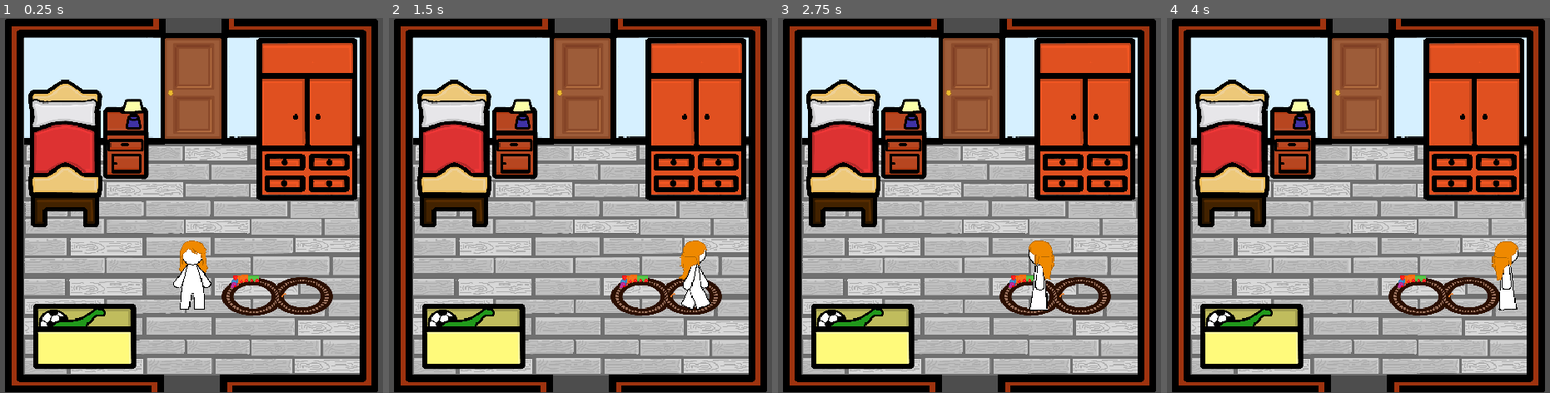
Above: before the commit, frames 1-4 (left to right).
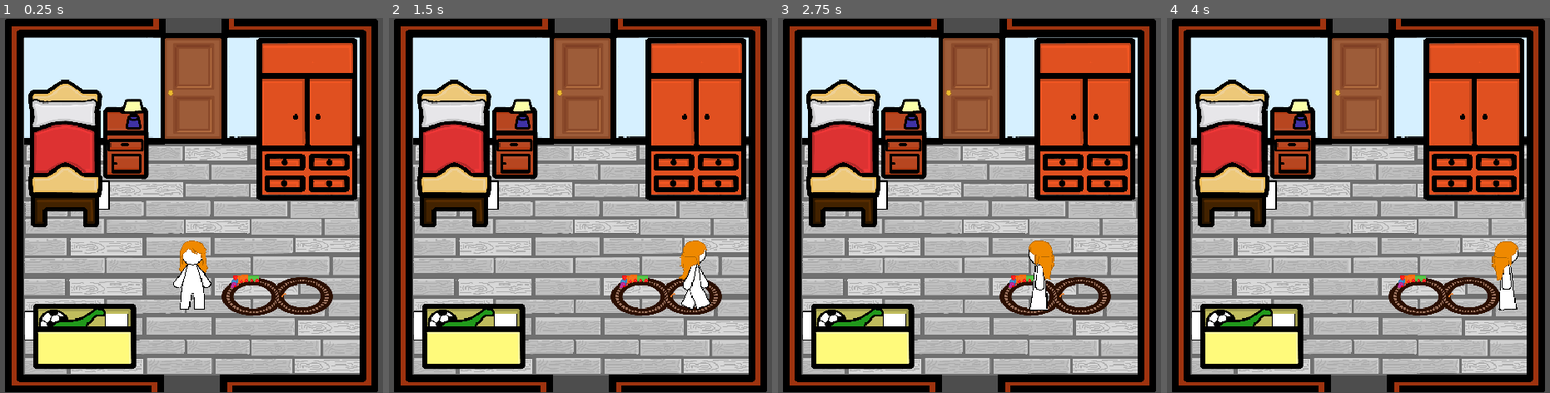
Above: after the commit, the same moments.

Repository: Tafi0405/Charlotte
Game: Godot game, scene res://b_room.tscn
Two runs of this game, one before a commit and one after it. Both use one fixed random seed, a clock stepped at 60 frames per second and the inputs below. This scene is started directly instead of the project's main scene.
Inputs:
- Up to frame 1 (0.25 s): no input
- Up to frame 2 (1.5 s): tap Enter (ui_accept) at 0.5, 0.77 s; hold E (interactuar) 0.53-1.28 s; hold Right (ui_right) from 0.53 s (still down); tap Shift (correr) at 1.35 s
- Up to frame 3 (2.75 s): tap Enter (ui_accept) at 1.52 s; tap E (interactuar) at 1.55 s; release Right (ui_right) at 2.03 s; hold Left (ui_left) from 2.03 s (still down); hold E (interactuar) from 2.03 s (still down)
- Up to frame 4 (4 s): release Left (ui_left) at 2.78 s; release E (interactuar) at 2.78 s; hold Right (ui_right) from 2.78 s (still down); tap 1 at 2.85 s; tap Enter (ui_accept) at 3.02, 3.77 s; tap E (interactuar) at 3.05 s; hold E (interactuar) from 3.53 s (still down); tap 2 at 3.6 s

The runs differ from the first frame. In frame 1, 0.6% of the frame differs, in the area x 6-34%, y 43-86%; in frame 2, 0.6%; in frame 3, 0.6%; in frame 4, 0.6%.

Commit message:
interacion con papel
Ya pude hacer que el jugador pueda interactuar con una hoja de papel

Diff:
--- /dev/null
+++ b/Dibujo_1.tscn
@@ -0,0 +1,43 @@
+[gd_scene format=3 uid="uid://dja5q4o6armqo"]
+
+[ext_resource type="Script" uid="uid://c311doxu0snow" path="res://area_dibujo.gd" id="1_wvksn"]
+[ext_resource type="Texture2D" uid="uid://c5wcn187xmwt6" path="res://Assets/Habitacion3/Papel(para los dibujos en H1 y las notas de diario en H2).png" id="2_0o4df"]
+[ext_resource type="Texture2D" uid="uid://bir63jf61uy0y" path="res://Assets/room/Dibujo1_H1.drawio(1).png" id="3_wvksn"]
+
+[sub_resource type="RectangleShape2D" id="RectangleShape2D_ddicg"]
+size = Vector2(141, 125)
+
+[node name="Area2D" type="Area2D" unique_id=531890779]
+script = ExtResource("1_wvksn")
+
+[node name="DIBUJO1" type="Sprite2D" parent="." unique_id=954531673]
+position = Vector2(314.4785, 382.52643)
+rotation = 1.5707964
+scale = Vector2(0.25329354, 0.5950215)
+texture = ExtResource("2_0o4df")
+
+[node name="CollisionShape2D" type="CollisionShape2D" parent="." unique_id=1366534179]
+position = Vector2(341.5, 237.5)
+shape = SubResource("RectangleShape2D_ddicg")
+
+[node name="CanvasLayer" type="CanvasLayer" parent="." unique_id=243030715]
+
+[node name="TextureRect" type="TextureRect" parent="CanvasLayer" unique_id=933642045]
+visible = false
+anchors_preset = 8
+anchor_left = 0.5
+anchor_top = 0.5
+anchor_right = 0.5
+anchor_bottom = 0.5
+offset_left = -432.0
+offset_top = -243.0
+offset_right = 433.0
+offset_bottom = 242.0
+grow_horizontal = 2
+grow_vertical = 2
+texture = ExtResource("3_wvksn")
+expand_mode = 1
+stretch_mode = 3
+
+[connection signal="body_entered" from="." to="." method="_on_body_entered"]
+[connection signal="body_exited" from="." to="." method="_on_body_exited"]
--- /dev/null
+++ b/area_diario_1.gd
@@ -0,0 +1,25 @@
+extends Area2D
+
+@onready var dibujo_grande: TextureRect = $CanvasLayer/TextureRect
+var jugador_cerca: bool = false
+
+func _ready() -> void:
+	# Nos aseguramos de que el dibujo grande empiece oculto
+	dibujo_grande.visible = false
+
+func _process(_delta: float) -> void:
+	# Si el jugador está cerca y presiona la tecla de interactuar
+	if jugador_cerca and Input.is_action_just_pressed("interactuar"):
+		# Abre el dibujo si está cerrado, o lo cierra si ya está abierto
+		dibujo_grande.visible = !dibujo_grande.visible
+
+func _on_body_entered(body: Node2D) -> void:
+	# Verifica que quien se acercó sea el jugador
+	if body.is_in_group("player"):
+		jugador_cerca = true
+
+func _on_body_exited(body: Node2D) -> void:
+	# Si el jugador se aleja, cerramos el dibujo automáticamente
+	if body.is_in_group("player"):
+		jugador_cerca = false
+		dibujo_grande.visible = false
--- /dev/null
+++ b/area_diario_1.tscn
@@ -0,0 +1,43 @@
+[gd_scene format=3 uid="uid://cl4n87i4gb5k3"]
+
+[ext_resource type="Script" uid="uid://xtgi4ssc6ya4" path="res://area_diario_1.gd" id="1_35t5d"]
+[ext_resource type="Texture2D" uid="uid://c5wcn187xmwt6" path="res://Assets/Habitacion3/Papel(para los dibujos en H1 y las notas de diario en H2).png" id="1_pa48f"]
+[ext_resource type="Texture2D" uid="uid://n6s6lghcxw8w" path="res://Assets/room/HojaDiario1.drawio.png" id="2_35t5d"]
+
+[sub_resource type="RectangleShape2D" id="RectangleShape2D_ddicg"]
+size = Vector2(157, 249)
+
+[node name="AreaDiario1" type="Area2D" unique_id=1601446465]
+script = ExtResource("1_35t5d")
+
+[node name="Sprite2D" type="Sprite2D" parent="." unique_id=1607803347]
+position = Vector2(291, 788)
+rotation = 1.5707964
+scale = Vector2(1, 0.555)
+texture = ExtResource("1_pa48f")
+
+[node name="CollisionShape2D" type="CollisionShape2D" parent="." unique_id=1483488129]
+position = Vector2(307.5, 203.5)
+shape = SubResource("RectangleShape2D_ddicg")
+
+[node name="CanvasLayer" type="CanvasLayer" parent="." unique_id=476189020]
+
+[node name="TextureRect" type="TextureRect" parent="CanvasLayer" unique_id=1060680708]
+visible = false
+anchors_preset = 8
+anchor_left = 0.5
+anchor_top = 0.5
+anchor_right = 0.5
+anchor_bottom = 0.5
+offset_left = -20.0
+offset_top = -20.0
+offset_right = 20.0
+offset_bottom = 20.0
+grow_horizontal = 2
+grow_vertical = 2
+texture = ExtResource("2_35t5d")
+expand_mode = 1
+stretch_mode = 3
+
+[connection signal="body_entered" from="." to="." method="_on_body_entered"]
+[connection signal="body_exited" from="." to="." method="_on_body_exited"]
--- /dev/null
+++ b/area_diario_2.gd
@@ -0,0 +1,25 @@
+extends Area2D
+
+@onready var dibujo_grande: TextureRect = $CanvasLayer/TextureRect
+var jugador_cerca: bool = false
+
+func _ready() -> void:
+	# Nos aseguramos de que el dibujo grande empiece oculto
+	dibujo_grande.visible = false
+
+func _process(_delta: float) -> void:
+	# Si el jugador está cerca y presiona la tecla de interactuar
+	if jugador_cerca and Input.is_action_just_pressed("interactuar"):
+		# Abre el dibujo si está cerrado, o lo cierra si ya está abierto
+		dibujo_grande.visible = !dibujo_grande.visible
+
+func _on_body_entered(body: Node2D) -> void:
+	# Verifica que quien se acercó sea el jugador
+	if body.is_in_group("player"):
+		jugador_cerca = true
+
+func _on_body_exited(body: Node2D) -> void:
+	# Si el jugador se aleja, cerramos el dibujo automáticamente
+	if body.is_in_group("player"):
+		jugador_cerca = false
+		dibujo_grande.visible = false
--- /dev/null
+++ b/area_diario_2.tscn
@@ -0,0 +1,43 @@
+[gd_scene format=3 uid="uid://cm1td8c7enarp"]
+
+[ext_resource type="Script" uid="uid://d3eo4pix0x8lc" path="res://area_diario_2.gd" id="1_nkafb"]
+[ext_resource type="Texture2D" uid="uid://c5wcn187xmwt6" path="res://Assets/Habitacion3/Papel(para los dibujos en H1 y las notas de diario en H2).png" id="2_3j3bc"]
+[ext_resource type="Texture2D" uid="uid://pqwv1k1pt2i7" path="res://Assets/Habitacion2/HojaDiario2_H2.drawio.png" id="3_kx5ik"]
+
+[sub_resource type="RectangleShape2D" id="RectangleShape2D_otjec"]
+size = Vector2(248, 210)
+
+[node name="AreaDiario2" type="Area2D" unique_id=1258561708]
+script = ExtResource("1_nkafb")
+
+[node name="CollisionShape2D" type="CollisionShape2D" parent="." unique_id=1253246783]
+position = Vector2(392, 222)
+shape = SubResource("RectangleShape2D_otjec")
+
+[node name="Sprite2D" type="Sprite2D" parent="." unique_id=840685958]
+position = Vector2(372.00006, 520)
+rotation = 1.5707964
+scale = Vector2(0.5055, 0.4555)
+texture = ExtResource("2_3j3bc")
+
+[node name="CanvasLayer" type="CanvasLayer" parent="." unique_id=470224399]
+
+[node name="TextureRect" type="TextureRect" parent="CanvasLayer" unique_id=1930534541]
+visible = false
+anchors_preset = 8
+anchor_left = 0.5
+anchor_top = 0.5
+anchor_right = 0.5
+anchor_bottom = 0.5
+offset_left = -20.0
+offset_top = -20.0
+offset_right = 20.0
+offset_bottom = 20.0
+grow_horizontal = 2
+grow_vertical = 2
+texture = ExtResource("3_kx5ik")
+expand_mode = 1
+stretch_mode = 3
+
+[connection signal="body_entered" from="." to="." method="_on_body_entered"]
+[connection signal="body_exited" from="." to="." method="_on_body_exited"]
--- /dev/null
+++ b/area_diario_3.gd
@@ -0,0 +1,25 @@
+extends Area2D
+
+@onready var dibujo_grande: TextureRect = $CanvasLayer/TextureRect
+var jugador_cerca: bool = false
+
+func _ready() -> void:
+	# Nos aseguramos de que el dibujo grande empiece oculto
+	dibujo_grande.visible = false
+
+func _process(_delta: float) -> void:
+	# Si el jugador está cerca y presiona la tecla de interactuar
+	if jugador_cerca and Input.is_action_just_pressed("interactuar"):
+		# Abre el dibujo si está cerrado, o lo cierra si ya está abierto
+		dibujo_grande.visible = !dibujo_grande.visible
+
+func _on_body_entered(body: Node2D) -> void:
+	# Verifica que quien se acercó sea el jugador
+	if body.is_in_group("player"):
+		jugador_cerca = true
+
+func _on_body_exited(body: Node2D) -> void:
+	# Si el jugador se aleja, cerramos el dibujo automáticamente
+	if body.is_in_group("player"):
+		jugador_cerca = false
+		dibujo_grande.visible = false
--- /dev/null
+++ b/area_diario_3.tscn
@@ -0,0 +1,43 @@
+[gd_scene format=3 uid="uid://bbloj8u2nd5su"]
+
+[ext_resource type="Script" uid="uid://2sru32foww7q" path="res://area_diario_3.gd" id="1_i2cl1"]
+[ext_resource type="Texture2D" uid="uid://c5wcn187xmwt6" path="res://Assets/Habitacion3/Papel(para los dibujos en H1 y las notas de diario en H2).png" id="2_khcqy"]
+[ext_resource type="Texture2D" uid="uid://way8k20gulap" path="res://Assets/Habitacion3/HojaDibujo3_H3.drawio.png" id="3_yf6co"]
+
+[sub_resource type="RectangleShape2D" id="RectangleShape2D_amhv0"]
+size = Vector2(248, 210)
+
+[node name="AreaDiario3" type="Area2D" unique_id=390869361]
+script = ExtResource("1_i2cl1")
+
+[node name="CollisionShape2D" type="CollisionShape2D" parent="." unique_id=535136238]
+position = Vector2(392, 222)
+shape = SubResource("RectangleShape2D_amhv0")
+
+[node name="Sprite2D" type="Sprite2D" parent="." unique_id=1947607958]
+position = Vector2(372.00006, 520)
+rotation = 1.5707964
+scale = Vector2(0.5055, 0.4555)
+texture = ExtResource("2_khcqy")
+
+[node name="CanvasLayer" type="CanvasLayer" parent="." unique_id=1856995949]
+
+[node name="TextureRect" type="TextureRect" parent="CanvasLayer" unique_id=1660006299]
+visible = false
+anchors_preset = 8
+anchor_left = 0.5
+anchor_top = 0.5
+anchor_right = 0.5
+anchor_bottom = 0.5
+offset_left = -20.0
+offset_top = -20.0
+offset_right = 20.0
+offset_bottom = 20.0
+grow_horizontal = 2
+grow_vertical = 2
+texture = ExtResource("3_yf6co")
+expand_mode = 1
+stretch_mode = 3
+
+[connection signal="body_entered" from="." to="." method="_on_body_entered"]
+[connection signal="body_exited" from="." to="." method="_on_body_exited"]
--- /dev/null
+++ b/area_dibujo.gd
@@ -0,0 +1,25 @@
+extends Area2D
+
+@onready var dibujo_grande: TextureRect = $CanvasLayer/TextureRect
+var jugador_cerca: bool = false
+
+func _ready() -> void:
+	# Nos aseguramos de que el dibujo grande empiece oculto
+	dibujo_grande.visible = false
+
+func _process(_delta: float) -> void:
+	# Si el jugador está cerca y presiona la tecla de interactuar
+	if jugador_cerca and Input.is_action_just_pressed("interactuar"):
+		# Abre el dibujo si está cerrado, o lo cierra si ya está abierto
+		dibujo_grande.visible = !dibujo_grande.visible
+
+func _on_body_entered(body: Node2D) -> void:
+	# Verifica que quien se acercó sea el jugador
+	if body.is_in_group("player"):
+		jugador_cerca = true
+
+func _on_body_exited(body: Node2D) -> void:
+	# Si el jugador se aleja, cerramos el dibujo automáticamente
+	if body.is_in_group("player"):
+		jugador_cerca = false
+		dibujo_grande.visible = false
--- /dev/null
+++ b/area_dibujo_2.gd
@@ -0,0 +1,25 @@
+extends Area2D
+
+@onready var dibujo_grande: TextureRect = $CanvasLayer/TextureRect
+var jugador_cerca: bool = false
+
+func _ready() -> void:
+	# Nos aseguramos de que el dibujo grande empiece oculto
+	dibujo_grande.visible = false
+
+func _process(_delta: float) -> void:
+	# Si el jugador está cerca y presiona la tecla de interactuar
+	if jugador_cerca and Input.is_action_just_pressed("interactuar"):
+		# Abre el dibujo si está cerrado, o lo cierra si ya está abierto
+		dibujo_grande.visible = !dibujo_grande.visible
+
+func _on_body_entered(body: Node2D) -> void:
+	# Verifica que quien se acercó sea el jugador
+	if body.is_in_group("player"):
+		jugador_cerca = true
+
+func _on_body_exited(body: Node2D) -> void:
+	# Si el jugador se aleja, cerramos el dibujo automáticamente
+	if body.is_in_group("player"):
+		jugador_cerca = false
+		dibujo_grande.visible = false
--- /dev/null
+++ b/area_dibujo_2.tscn
@@ -0,0 +1,42 @@
+[gd_scene format=3 uid="uid://3xs3f1iv7vqx"]
+
+[ext_resource type="Script" uid="uid://2l2xkqfa7gyu" path="res://area_dibujo_2.gd" id="1_3e1aw"]
+[ext_resource type="Texture2D" uid="uid://c5wcn187xmwt6" path="res://Assets/Habitacion3/Papel(para los dibujos en H1 y las notas de diario en H2).png" id="1_yidwe"]
+[ext_resource type="Texture2D" uid="uid://dj3xdk5th8y26" path="res://Assets/room/Dibujo2_H1.drawio.png" id="2_3e1aw"]
+
+[sub_resource type="RectangleShape2D" id="RectangleShape2D_t4jwg"]
+size = Vector2(253.4036, 144.5806)
+
+[node name="AreaDibujo2" type="Area2D" unique_id=1333927720]
+script = ExtResource("1_3e1aw")
+
+[node name="CollisionShape2D" type="CollisionShape2D" parent="." unique_id=857018526]
+position = Vector2(277.5, 254)
+scale = Vector2(1.0457627, 0.8991526)
+shape = SubResource("RectangleShape2D_t4jwg")
+
+[node name="DIbujo2" type="Sprite2D" parent="." unique_id=349969139]
+position = Vector2(847, 288.46188)
+scale = Vector2(0.9613813, 0.72953814)
+texture = ExtResource("1_yidwe")
+
+[node name="CanvasLayer" type="CanvasLayer" parent="." unique_id=1423416604]
+
+[node name="TextureRect" type="TextureRect" parent="CanvasLayer" unique_id=1002574880]
+anchors_preset = 8
+anchor_left = 0.5
+anchor_top = 0.5
+anchor_right = 0.5
+anchor_bottom = 0.5
+offset_left = -185.0
+offset_top = -185.0
+offset_right = 185.0
+offset_bottom = 185.0
+grow_horizontal = 2
+grow_vertical = 2
+texture = ExtResource("2_3e1aw")
+expand_mode = 1
+stretch_mode = 3
+
+[connection signal="body_entered" from="." to="." method="_on_body_entered"]
+[connection signal="body_exited" from="." to="." method="_on_body_exited"]
--- /dev/null
+++ b/area_dibujo_3.gd
@@ -0,0 +1,25 @@
+extends Area2D
+
+@onready var dibujo_grande: TextureRect = $CanvasLayer/TextureRect
+var jugador_cerca: bool = false
+
+func _ready() -> void:
+	# Nos aseguramos de que el dibujo grande empiece oculto
+	dibujo_grande.visible = false
+
+func _process(_delta: float) -> void:
+	# Si el jugador está cerca y presiona la tecla de interactuar
+	if jugador_cerca and Input.is_action_just_pressed("interactuar"):
+		# Abre el dibujo si está cerrado, o lo cierra si ya está abierto
+		dibujo_grande.visible = !dibujo_grande.visible
+
+func _on_body_entered(body: Node2D) -> void:
+	# Verifica que quien se acercó sea el jugador
+	if body.is_in_group("player"):
+		jugador_cerca = true
+
+func _on_body_exited(body: Node2D) -> void:
+	# Si el jugador se aleja, cerramos el dibujo automáticamente
+	if body.is_in_group("player"):
+		jugador_cerca = false
+		dibujo_grande.visible = false
--- /dev/null
+++ b/area_dibujo_3.tscn
@@ -0,0 +1,39 @@
+[gd_scene format=3 uid="uid://d2jkaxxkqyw85"]
+
+[ext_resource type="Script" uid="uid://cxfvuv3bul0lr" path="res://area_dibujo_3.gd" id="1_g51u6"]
+[ext_resource type="Texture2D" uid="uid://c5wcn187xmwt6" path="res://Assets/Habitacion3/Papel(para los dibujos en H1 y las notas de diario en H2).png" id="1_wrcct"]
+[ext_resource type="Texture2D" uid="uid://cudx5ktha0221" path="res://Assets/room/Dibujo3_H1.drawio.png" id="2_g51u6"]
+
+[sub_resource type="RectangleShape2D" id="RectangleShape2D_ddicg"]
+size = Vector2(515, 309.5)
+
+[node name="AreaDibujo3" type="Area2D" unique_id=1651366881]
+script = ExtResource("1_g51u6")
+
+[node name="Sprite2D" type="Sprite2D" parent="." unique_id=123631098]
+position = Vector2(963, 261)
+texture = ExtResource("1_wrcct")
+
+[node name="CollisionShape2D" type="CollisionShape2D" parent="." unique_id=2108588085]
+position = Vector2(402, 401)
+shape = SubResource("RectangleShape2D_ddicg")
+
+[node name="CanvasLayer" type="CanvasLayer" parent="." unique_id=1733347075]
+
+[node name="TextureRect" type="TextureRect" parent="CanvasLayer" unique_id=324536722]
+anchors_preset = 8
+anchor_left = 0.5
+anchor_top = 0.5
+anchor_right = 0.5
+anchor_bottom = 0.5
+offset_left = -180.5
+offset_top = -180.5
+offset_right = 180.5
+offset_bottom = 180.5
+grow_horizontal = 2
+grow_vertical = 2
+texture = ExtResource("2_g51u6")
+metadata/_edit_use_anchors_ = true
+
+[connection signal="body_entered" from="." to="." method="_on_body_entered"]
+[connection signal="body_exited" from="." to="." method="_on_body_exited"]
--- a/b_room.tscn
+++ b/b_room.tscn
@@ -1,8 +1,8 @@
 [gd_scene format=3 uid="uid://gfp80t48hci6"]
 
 [ext_resource type="Texture2D" uid="uid://bp820ce77piyp" path="res://Assets/room/Piso habitacion 1.png" id="1_dyo1i"]
-[ext_resource type="Texture2D" uid="uid://c5wcn187xmwt6" path="res://Assets/Habitacion3/Papel(para los dibujos en H1 y las notas de diario en H2).png" id="2_5tk0b"]
 [ext_resource type="Texture2D" uid="uid://brve88j0lofx3" path="res://Assets/room/Borde habitacion.png" id="2_eo3v1"]
+[ext_resource type="PackedScene" uid="uid://3xs3f1iv7vqx" path="res://area_dibujo_2.tscn" id="2_nd6i1"]
 [ext_resource type="Texture2D" uid="uid://d2fsh8o4q2lyt" path="res://Assets/room/Pared Habitacion1.png" id="3_0nbvq"]
 [ext_resource type="Texture2D" uid="uid://bou7tw7ph6h0s" path="res://Assets/room/Caja de juguetes.png" id="5_h1mai"]
 [ext_resource type="Texture2D" uid="uid://ct8eabhx1avmm" path="res://Assets/room/Cama1.png" id="6_myi8q"]
@@ -14,6 +14,9 @@
 [ext_resource type="PackedScene" uid="uid://bu0ne7jfg7v3t" path="res://armario.tscn" id="11_myi8q"]
 [ext_resource type="PackedScene" uid="uid://db8r632kdv2aj" path="res://Puerta.tscn" id="12_myi8q"]
 [ext_resource type="Script" uid="uid://b4mly0aq3lwt0" path="res://Scenes/SceneChange.gd" id="13_hm1kj"]
+[ext_resource type="PackedScene" uid="uid://d2jkaxxkqyw85" path="res://area_dibujo_3.tscn" id="13_rpkj0"]
+[ext_resource type="PackedScene" uid="uid://dja5q4o6armqo" path="res://Dibujo_1.tscn" id="15_nd6i1"]
+[ext_resource type="PackedScene" uid="uid://cl4n87i4gb5k3" path="res://area_diario_1.tscn" id="17_r7et2"]
 
 [sub_resource type="RectangleShape2D" id="RectangleShape2D_h1mai"]
 size = Vector2(540.678, 344.0677)
@@ -34,14 +37,19 @@
 scale = Vector2(0.59, 0.59)
 texture = ExtResource("1_dyo1i")
 
-[node name="Sprite2D" type="Sprite2D" parent="PisoHabitacion1" unique_id=1748293116]
-position = Vector2(1508.4746, -674.5761)
+[node name="AreaDibujo2" parent="PisoHabitacion1" unique_id=1333927720 instance=ExtResource("2_nd6i1")]
+position = Vector2(-1093.2203, -776.27106)
 scale = Vector2(1.6949153, 1.6949153)
-texture = ExtResource("2_5tk0b")
+
+[node name="AreaDiario1" parent="PisoHabitacion1" unique_id=1601446465 instance=ExtResource("17_r7et2")]
+position = Vector2(-1181.3561, 125.42389)
 
 [node name="BordeHabitacion" type="Sprite2D" parent="PisoHabitacion1" unique_id=198534843]
 position = Vector2(-3, -293)
 texture = ExtResource("2_eo3v1")
+
+[node name="AreaDibujo3" parent="PisoHabitacion1" unique_id=1651366881 instance=ExtResource("13_rpkj0")]
+position = Vector2(150.84729, -930.5083)
 
 [node name="ParedHabitacion1" type="Sprite2D" parent="PisoHabitacion1" unique_id=1697212375]
 position = Vector2(-4, -904)
@@ -115,3 +123,6 @@
 [node name="CollisionShape2D" type="CollisionShape2D" parent="Area2D2" unique_id=1540690915]
 position = Vector2(585.5, 1117.5)
 shape = SubResource("RectangleShape2D_5tk0b")
+
+[node name="Area2D3" parent="." unique_id=531890779 instance=ExtResource("15_nd6i1")]
+position = Vector2(5, 717)
--- a/b_room2.tscn
+++ b/b_room2.tscn
@@ -14,10 +14,10 @@
 [ext_resource type="Texture2D" uid="uid://b34080s2yrsdk" path="res://Assets/Habitacion2/PerchaTirada_H2.png" id="12_agxf6"]
 [ext_resource type="PackedScene" uid="uid://bu0ne7jfg7v3t" path="res://armario.tscn" id="13_2hnub"]
 [ext_resource type="PackedScene" uid="uid://db8r632kdv2aj" path="res://Puerta.tscn" id="14_2hnub"]
-[ext_resource type="Texture2D" uid="uid://c5wcn187xmwt6" path="res://Assets/Habitacion3/Papel(para los dibujos en H1 y las notas de diario en H2).png" id="14_8me76"]
 [ext_resource type="PackedScene" uid="uid://c5al5wncvlm8c" path="res://charlotte.tscn" id="14_edmed"]
 [ext_resource type="PackedScene" uid="uid://bfa6kgnx2npom" path="res://menu_pausa.tscn" id="15_3w3t2"]
 [ext_resource type="Script" uid="uid://b4mly0aq3lwt0" path="res://Scenes/SceneChange.gd" id="17_edmed"]
+[ext_resource type="PackedScene" uid="uid://cm1td8c7enarp" path="res://area_diario_2.tscn" id="18_edmed"]
 
 [sub_resource type="CapsuleShape2D" id="CapsuleShape2D_3w3t2"]
 radius = 76.27124
@@ -35,15 +35,13 @@
 [sub_resource type="RectangleShape2D" id="RectangleShape2D_8me76"]
 size = Vector2(372.88135, 733.8983)
 
-[sub_resource type="RectangleShape2D" id="RectangleShape2D_ddicg"]
-
 [sub_resource type="RectangleShape2D" id="RectangleShape2D_03sc5"]
 size = Vector2(232.2148, 28.187958)
 
 [node name="Node2D" type="Node2D" unique_id=1859869278]
 
 [node name="PisoHabitacion1" type="Sprite2D" parent="." unique_id=1622379975]
-position = Vector2(591, 762)
+position = Vector2(591, 761)
 scale = Vector2(0.59, 0.59)
 texture = ExtResource("1_pkc0p")
 
@@ -54,6 +52,10 @@
 [node name="BordeHabitacion" type="Sprite2D" parent="PisoHabitacion1" unique_id=1660089633]
 position = Vector2(-1, -286)
 texture = ExtResource("3_jpql7")
+
+[node name="AreaDiario2" parent="PisoHabitacion1" unique_id=1258561708 instance=ExtResource("18_edmed")]
+position = Vector2(54.237305, -144.06787)
+scale = Vector2(1.6949153, 1.6949153)
 
 [node name="TachoBasuraH2" type="Sprite2D" parent="PisoHabitacion1" unique_id=933293858]
 position = Vector2(541, 373)
@@ -124,14 +126,6 @@
 position = Vector2(408, 157.99988)
 texture = ExtResource("10_3w3t2")
 
-[node name="Sprite2D" type="Sprite2D" parent="PisoHabitacion1" unique_id=1916734230]
-texture = ExtResource("14_8me76")
-
-[node name="StaticBody2D" type="StaticBody2D" parent="PisoHabitacion1/Sprite2D" unique_id=1497445274]
-
-[node name="CollisionShape2D" type="CollisionShape2D" parent="PisoHabitacion1/Sprite2D/StaticBody2D" unique_id=1524621195]
-shape = SubResource("RectangleShape2D_ddicg")
-
 [node name="Area2D" parent="." unique_id=881867506 instance=ExtResource("14_2hnub")]
 position = Vector2(595.00006, 230)
 scale = Vector2(0.76, 0.76)
--- a/b_room3.tscn
+++ b/b_room3.tscn
@@ -1,7 +1,7 @@
 [gd_scene format=3 uid="uid://cfe6kcl7aogd"]
 
 [ext_resource type="Texture2D" uid="uid://bp820ce77piyp" path="res://Assets/room/Piso habitacion 1.png" id="1_464l0"]
-[ext_resource type="Texture2D" uid="uid://c5wcn187xmwt6" path="res://Assets/Habitacion3/Papel(para los dibujos en H1 y las notas de diario en H2).png" id="2_pm0kf"]
+[ext_resource type="PackedScene" uid="uid://bbloj8u2nd5su" path="res://area_diario_3.tscn" id="2_pm0kf"]
 [ext_resource type="Texture2D" uid="uid://2pslm141vm8u" path="res://Assets/Habitacion3/ParedHabitacion_H3.png" id="2_sf736"]
 [ext_resource type="Texture2D" uid="uid://brve88j0lofx3" path="res://Assets/room/Borde habitacion.png" id="3_6r20l"]
 [ext_resource type="Texture2D" uid="uid://de08igyr6w423" path="res://Assets/Habitacion3/Poster_Chilipeppers_H3.png" id="3_axhw3"]
@@ -34,9 +34,6 @@
 [ext_resource type="PackedScene" uid="uid://bfa6kgnx2npom" path="res://menu_pausa.tscn" id="30_lacmv"]
 [ext_resource type="Script" uid="uid://b4mly0aq3lwt0" path="res://Scenes/SceneChange.gd" id="32_pm0kf"]
 
-[sub_resource type="RectangleShape2D" id="RectangleShape2D_ddicg"]
-size = Vector2(161.83855, 125.39857)
-
 [sub_resource type="RectangleShape2D" id="RectangleShape2D_wu8wq"]
 size = Vector2(327.11865, 764.40674)
 
@@ -66,18 +63,9 @@
 scale = Vector2(0.59, 0.59)
 texture = ExtResource("1_464l0")
 
-[node name="Hoja de papel" type="Sprite2D" parent="PisoHabitacion1" unique_id=1091418411]
-position = Vector2(238.98328, 284.75)
-rotation = 1.5707964
-scale = Vector2(0.84830505, 0.79745764)
-texture = ExtResource("2_pm0kf")
-
-[node name="StaticBody2D" type="StaticBody2D" parent="PisoHabitacion1/Hoja de papel" unique_id=48133811]
-position = Vector2(-452.54236, 91.52539)
-
-[node name="CollisionShape2D" type="CollisionShape2D" parent="PisoHabitacion1/Hoja de papel/StaticBody2D" unique_id=1684306285]
-position = Vector2(-107.89758, -139.3468)
-shape = SubResource("RectangleShape2D_ddicg")
+[node name="AreaDiario3" parent="PisoHabitacion1" unique_id=390869361 instance=ExtResource("2_pm0kf")]
+position = Vector2(-391.52545, -584.74585)
+scale = Vector2(1.6949153, 1.6949153)
 
 [node name="ParedHabitacionH3" type="Sprite2D" parent="PisoHabitacion1" unique_id=1619199378]
 position = Vector2(-3, -893)
Binary file added: Assets/Habitacion2/HojaDiario2_H2.drawio.png
Not shown, added: Assets/Habitacion2/HojaDiario2_H2.drawio.png.import
Binary file added: Assets/Habitacion3/HojaDibujo3_H3.drawio.png
Not shown, added: Assets/Habitacion3/HojaDibujo3_H3.drawio.png.import
Binary file added: Assets/room/Dibujo1_H1.drawio(1).png
Not shown, added: Assets/room/Dibujo1_H1.drawio(1).png.import
Binary file added: Assets/room/Dibujo1_H1.png
Not shown, added: Assets/room/Dibujo1_H1.png.import
Binary file added: Assets/room/Dibujo2_H1.drawio.png
Not shown, added: Assets/room/Dibujo2_H1.drawio.png.import
Binary file added: Assets/room/Dibujo2_H1.png
Not shown, added: Assets/room/Dibujo2_H1.png.import
(and 12 more such lines)
